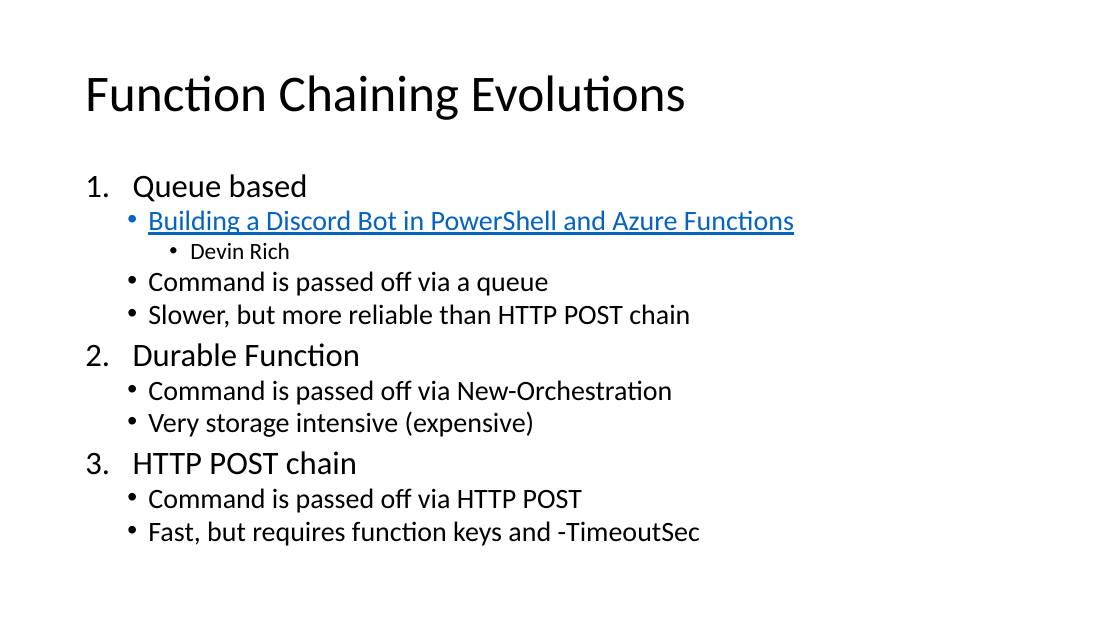
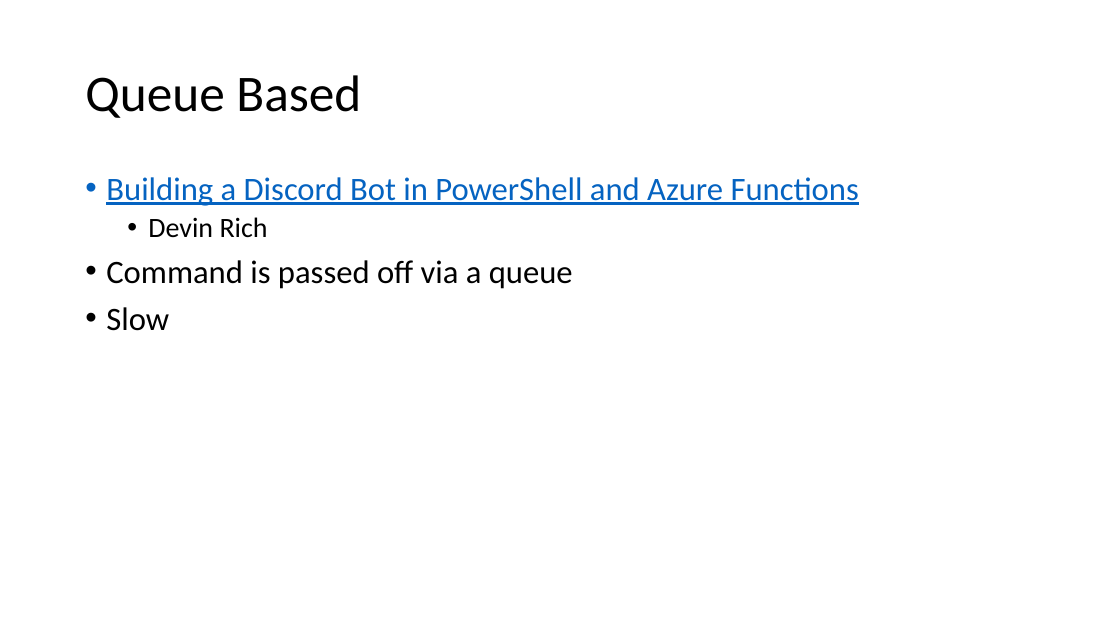
Before and after one commit to ThePoShWolf/Sessions, a slide deck: slide 17 of 2023-04-26 - Building a serverless Discord bot/PowerShell Summit 2023 - Serverless Discord bot.pptx (slide 12 before the commit). Drawn at 1120x630 pixels with LibreOffice and Linux fonts; fonts in the diff are those of the drawing; background and template pictures are left out. Boxes give left, top, right and bottom in pixels: in the first picture for what was removed or moved away, otherwise in the second. Text is boxed around its words. In the diff, an @@ line names an element or a change of style, - is before the commit and + after.

Commit message:
updating slide deck

```diff
--- a/2023-04-26 - Building a serverless Discord bot/PowerShell Summit 2023 - Serverless Discord bot.pptx
+++ b/2023-04-26 - Building a serverless Discord bot/PowerShell Summit 2023 - Serverless Discord bot.pptx
@@ title at (x1=85, y1=75, x2=361, y2=118): text changed @@
-Function Chaining Evolutions
+Queue Based
@@ text at (x1=106, y1=177, x2=859, y2=289): size 24 to 28 pt in "Building a Discord Bot in PowerShell and ...", "Command is passed off via a queue"; size 20 to 24 pt in "Devin Rich"; list level 2 to 1 in "Building a Discord Bot in ..."; line spacing 0.8 to 0.9; list level 3 to 2 in "Devin Rich"; list level 2 to 1 in "Command is passed off via ..." @@
@@ text at (x1=133, y1=174, x2=308, y2=202): paragraph removed @@
-1. Queue based
@@ text at (x1=106, y1=307, x2=169, y2=331): text changed; size 24 to 28 pt @@
-  • Slower, but more reliable than HTTP POST chain
-2. Durable Function
-  • Command is passed off via New-Orchestration
-  • Very storage intensive (expensive)
-3. HTTP POST chain
-  • Command is passed off via HTTP POST
-  • Fast, but requires function keys and -TimeoutSec
+• Slow
```
Also in this commit, not shown: 3 other slides changed, 8 slides added.
